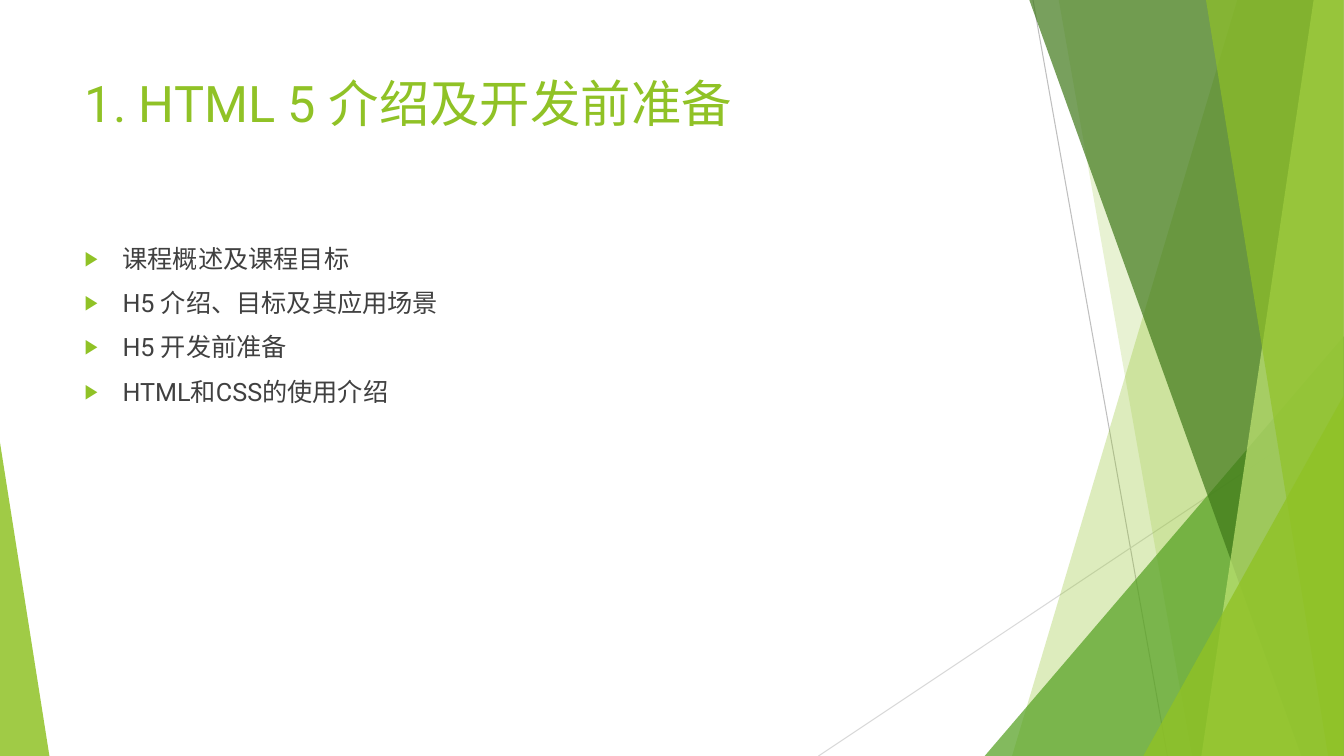
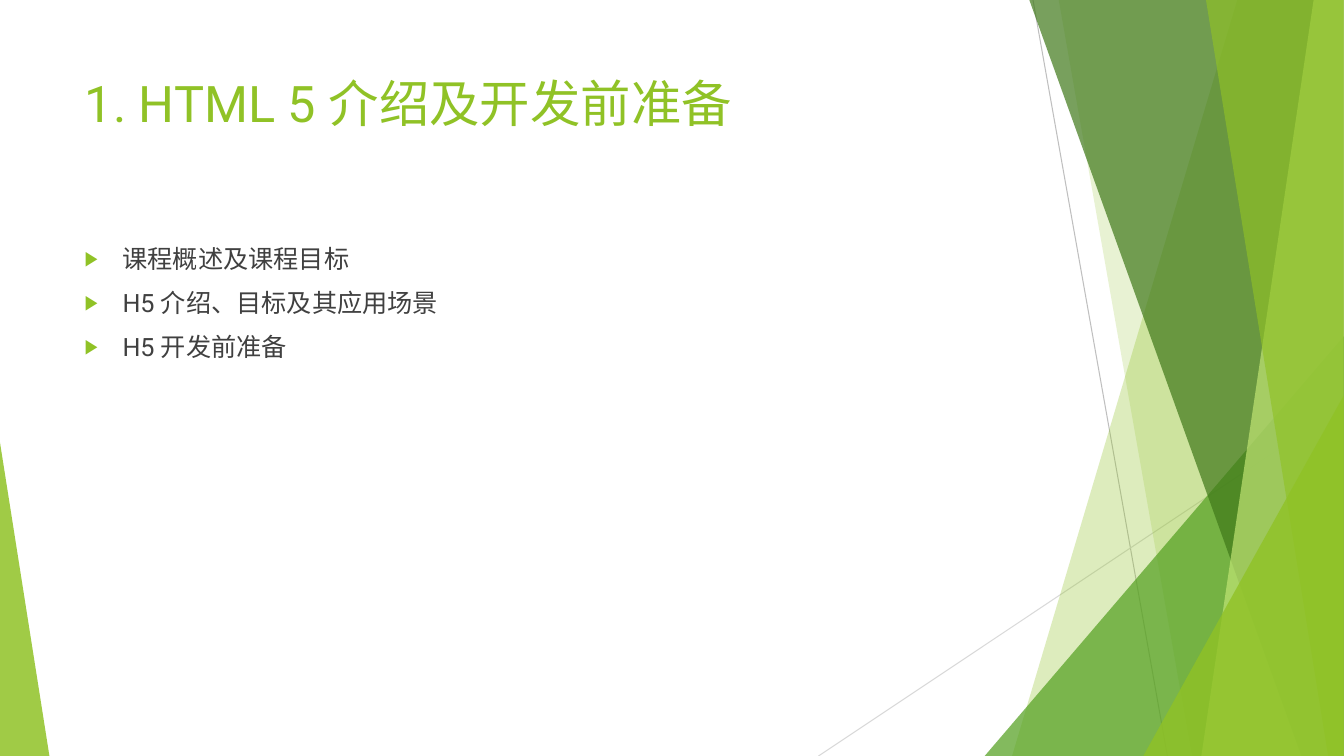
Before and after one commit to Guoye/Neusoft, a slide deck: slide 4 of lesson_HTML5/1.HTML5介绍及开发前准备/1.HTML5介绍及开发前准备.pptx. Drawn at 1344x756 pixels with LibreOffice and Linux fonts; fonts in the diff are those of the drawing. Boxes give left, top, right and bottom in pixels: in the first picture for what was removed or moved away, otherwise in the second. Text is boxed around its words. In the diff, an @@ line names an element or a change of style, - is before the commit and + after.

```diff
--- a/lesson_HTML5/1.HTML5介绍及开发前准备/1.HTML5介绍及开发前准备.pptx
+++ b/lesson_HTML5/1.HTML5介绍及开发前准备/1.HTML5介绍及开发前准备.pptx
@@ text at [123, 380, 389, 403]: paragraph removed @@
-▶ HTML和CSS的使用介绍
```
Also in this commit, not shown: 2 slides added, 3 other files.
